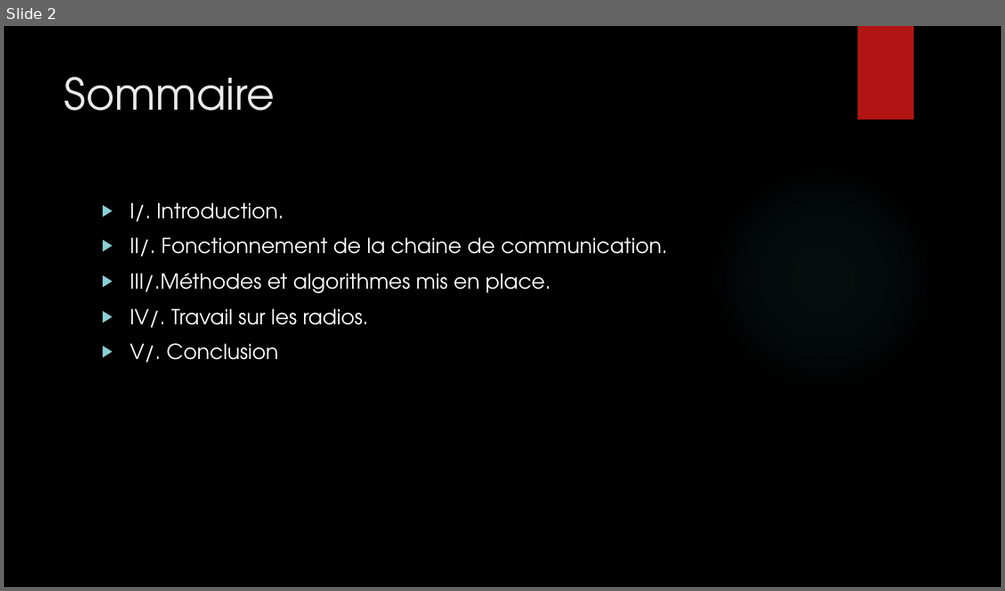
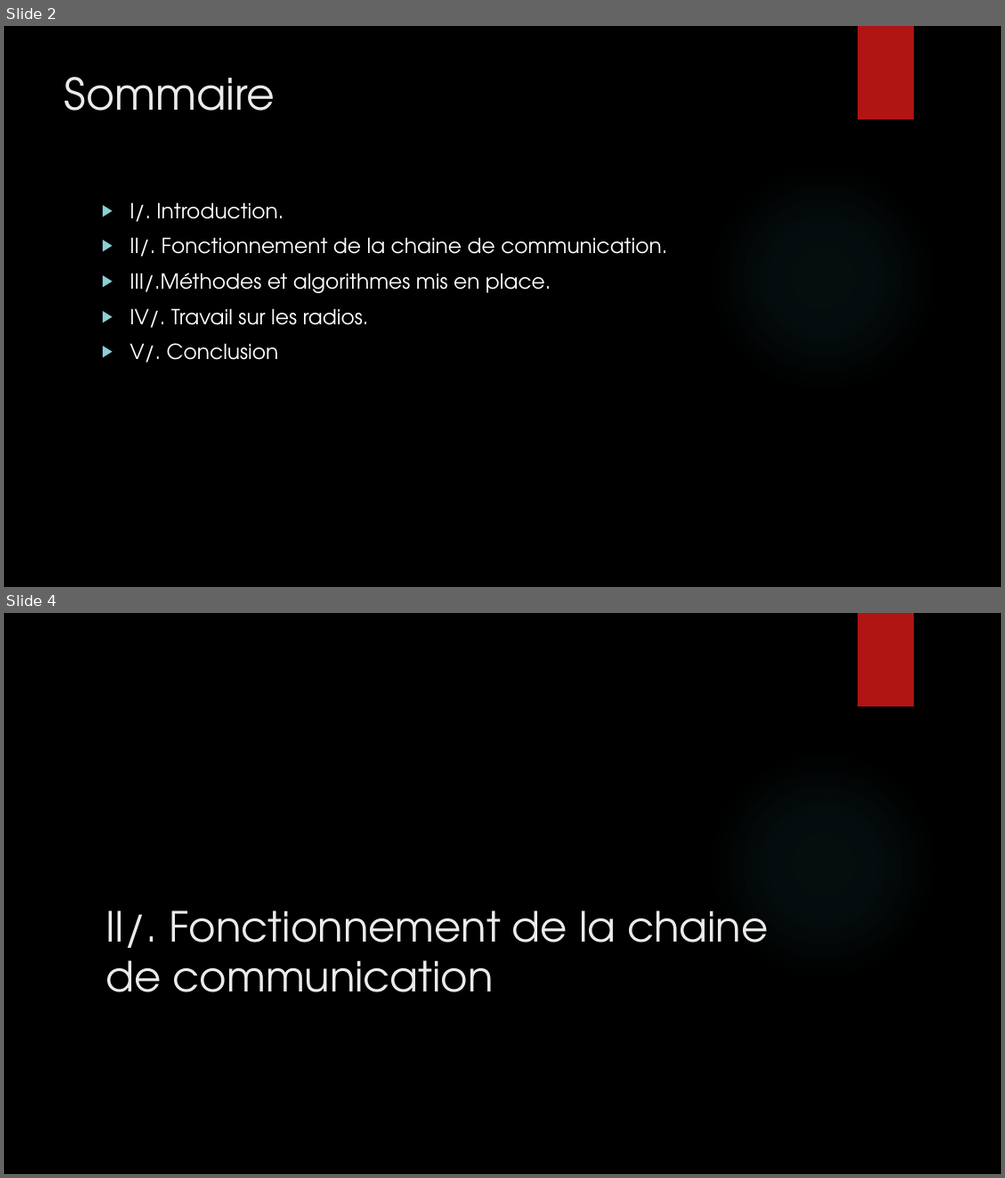
Before and after one commit to eponta/projet_th_S8, a slide deck: Présentation.pptx. Shown one above the other, each under a label of ours: slide 2 before the commit, slides 2 and 4 after it; the slides between them are not shown. The pictures are 1005x591 and 1005x1178 pixels, drawn with LibreOffice and Linux fonts; fonts in the diff are those of the drawing; background and template pictures are left out. Boxes give left, top, right and bottom in pixels: in the first picture for what was removed or moved away, otherwise in the second. Text is boxed around its words. In the diff, an @@ line names an element or a change of style, - is before the commit and + after.

```diff
--- a/Présentation.pptx
+++ b/Présentation.pptx
@@ slide 4 added at (x1=4, y1=613, x2=1001, y2=1174), background picture (left out); not listed: 2 template elements that a slide beside it also shows @@
@@ title added at (x1=105, y1=910, x2=768, y2=992), 40 pt, text #EBEBEB @@
+II/. Fonctionnement de la chaine de communication
```
Also in this commit, not shown: 20 other slides added.
